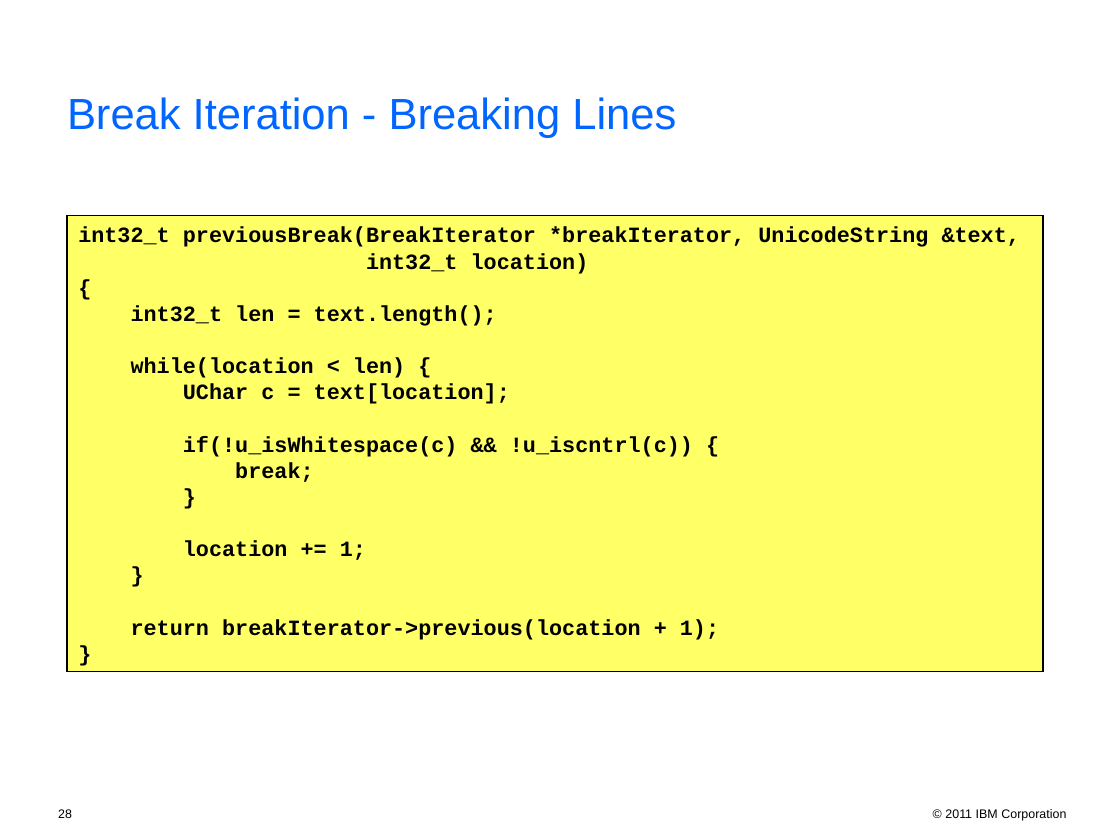
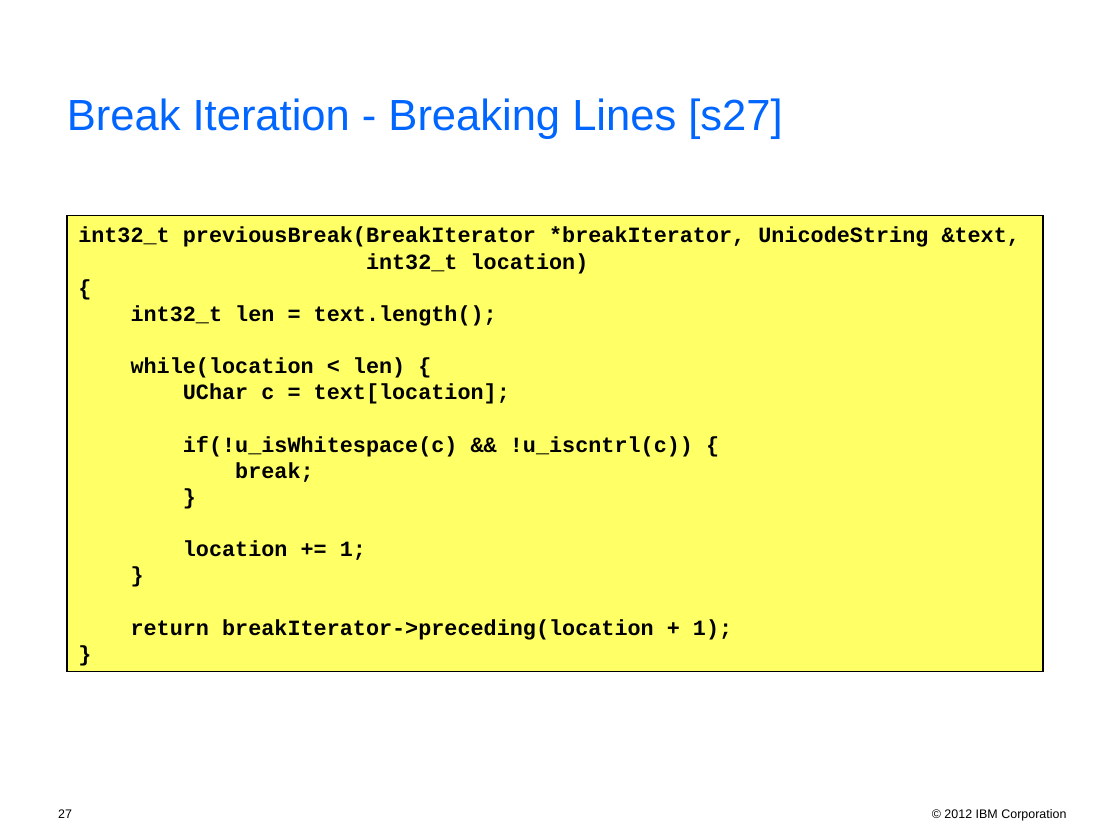
Before and after one commit to unicode-org/icu-docs, a slide deck: slide 27 of docs/pres/icu_workshop.ppt (slide 28 before the commit). Drawn at 1120x840 pixels with LibreOffice and Linux fonts; fonts in the diff are those of the drawing; background and template pictures are left out. Boxes give left, top, right and bottom in pixels: in the first picture for what was removed or moved away, otherwise in the second. Text is boxed around its words. In the diff, an @@ line names an element or a change of style, - is before the commit and + after.

```diff
--- a/docs/pres/icu_workshop.ppt
+++ b/docs/pres/icu_workshop.ppt
@@ text at [67, 98, 782, 139]: text changed @@
-Break Iteration - Breaking Lines
+Break Iteration - Breaking Lines [s27]
@@ text in rectangle at [131, 619, 732, 640]: text changed @@
-return breakIterator->previous(location + 1);
+return breakIterator->preceding(location + 1);
@@ page number at [58, 809, 72, 818]: text changed @@
-28
+27
@@ text at [944, 809, 1066, 821]: text changed @@
-© 2011 IBM Corporation
+© 2012 IBM Corporation
```
Also in this commit, not shown: 56 other slides changed, 1 slide added, 2 slides removed, 2 other files.
